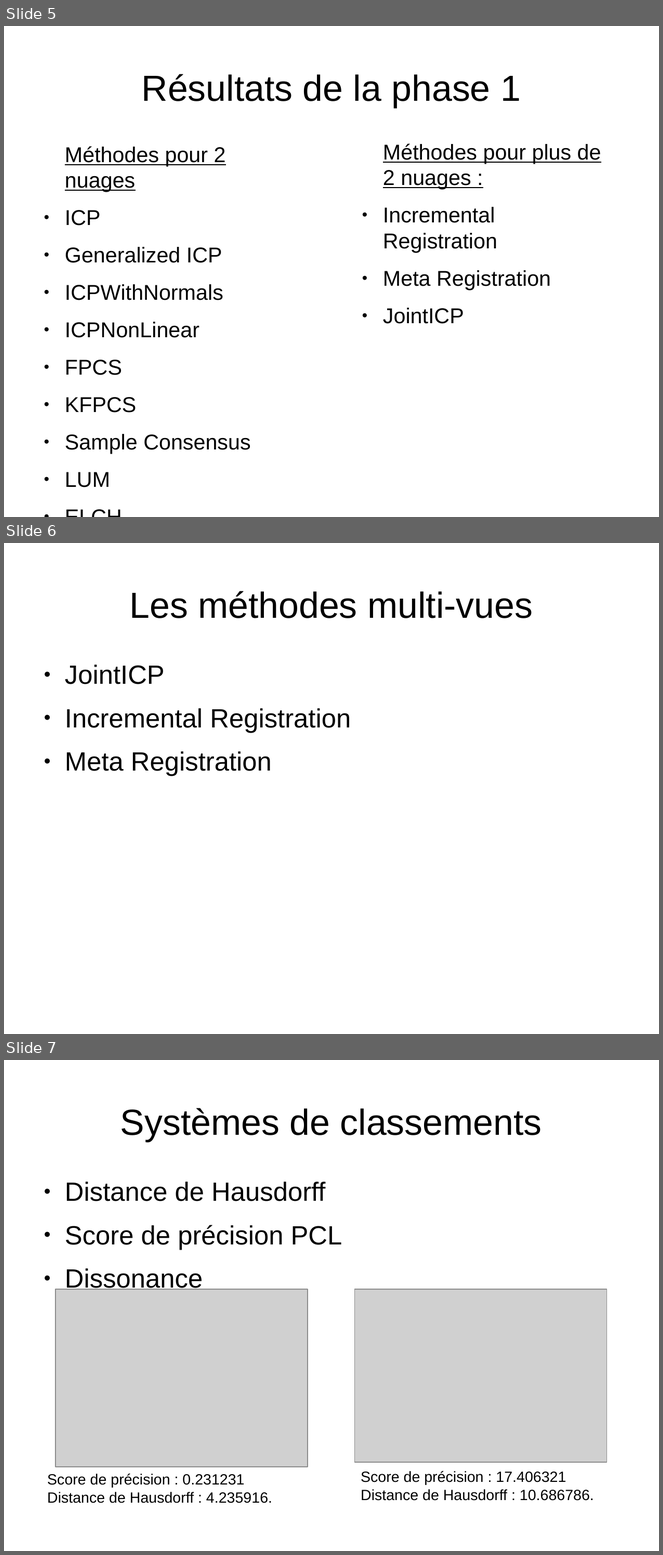
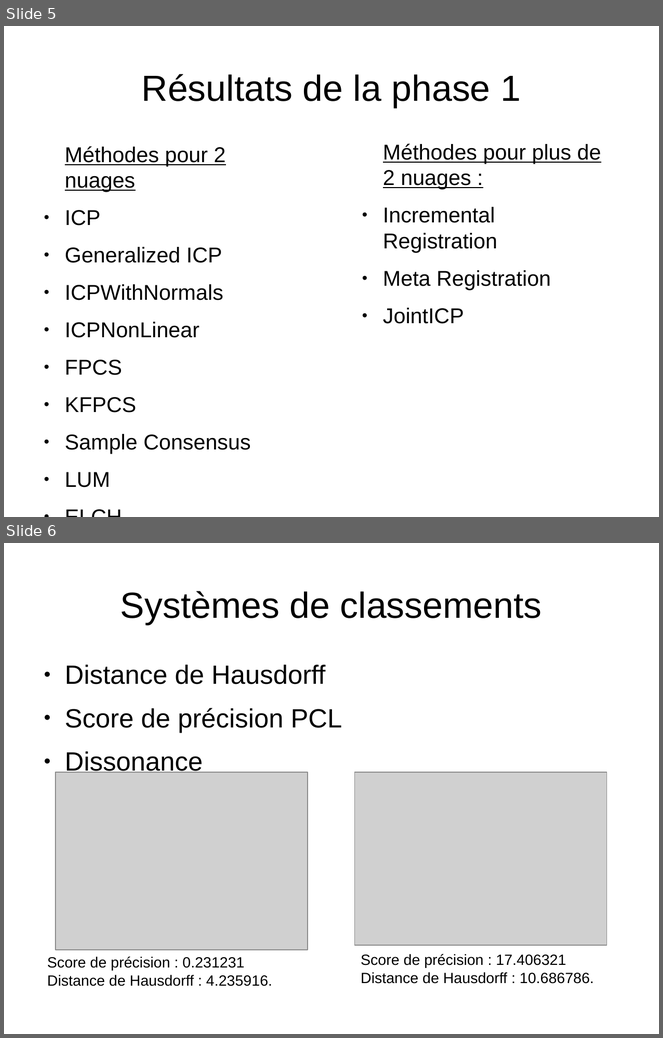
Before and after one commit to MABILYJohan/TER_Recalage_multi_points, a slide deck: Rapports et diapos/Diapositive_TER.odp. Shown one above the other, each under a label of ours: slides 5, 6 and 7 before the commit, slides 5 and 6 after it. The pictures are 663x1555 and 663x1038 pixels, drawn with LibreOffice and Linux fonts; fonts in the diff are those of the drawing; grey boxes stand for pictures. Boxes give left, top, right and bottom in pixels: in the first picture for what was removed or moved away, otherwise in the second. Text is boxed around its words. In the diff, an @@ line names an element or a change of style, - is before the commit and + after.

Commit message:
Diapo 0.7

```diff
--- a/Rapports et diapos/Diapositive_TER.odp
+++ b/Rapports et diapos/Diapositive_TER.odp
@@ slide 6 removed at [4, 543, 659, 1034], background #FFFFFF @@
@@ title removed at [129, 591, 533, 618] @@
-Les méthodes multi-vues
@@ text removed at [65, 665, 351, 776] @@
-● JointICP
-● Incremental Registration
-● Meta Registration
@@ what was slide 7 is now slide 6 @@
```
